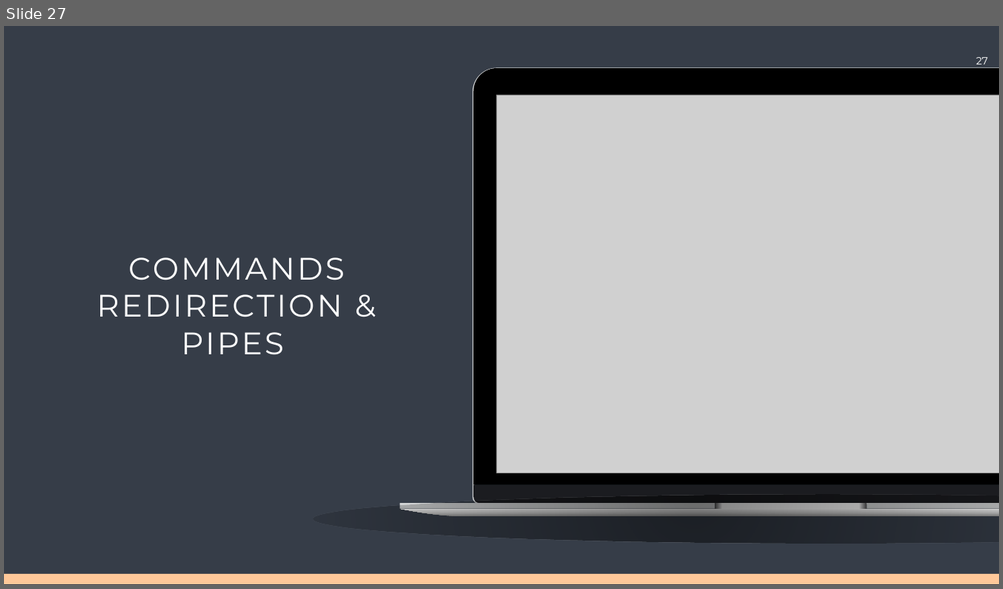
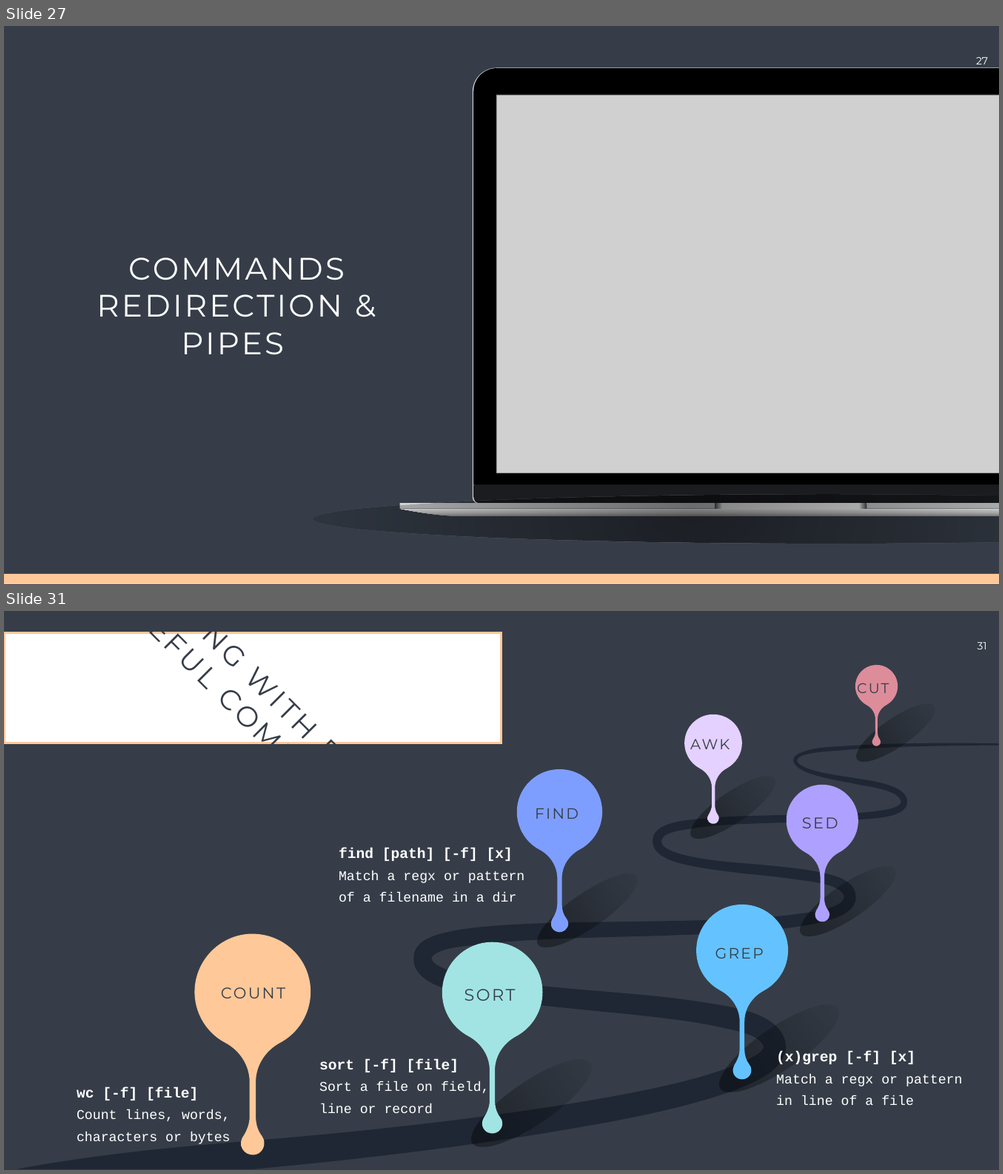
Before and after one commit to Center-for-Health-Data-Science/Just-Bash-It, a slide deck: Commandline_Workshop.pptx. Shown one above the other, each under a label of ours: slide 27 before the commit, slides 27 and 31 after it; the slides between them are not shown. The pictures are 1003x589 and 1003x1174 pixels, drawn with LibreOffice and Linux fonts; fonts in the diff are those of the drawing; grey boxes stand for pictures. Boxes give left, top, right and bottom in pixels: in the first picture for what was removed or moved away, otherwise in the second. Text is boxed around its words. In the diff, an @@ line names an element or a change of style, - is before the commit and + after.

Commit message:
advanced commands parts begun

```diff
--- a/Commandline_Workshop.pptx
+++ b/Commandline_Workshop.pptx
@@ slide 31 added at (4, 611, 999, 1170), background #363D48 @@
@@ rectangle added at (4, 633, 501, 743), fill #FFFFFF, outline #FFC899 5 pt @@
@@ line added at (253, 652, 304, 704), 54 pt, text #363D48 @@
+WORKING WITH FILES -
+USEFUL COMMANDS
@@ page number added at (977, 642, 987, 649), 20 pt, text #FFFFFF @@
+31
@@ freeform shape added at (855, 665, 897, 746), fill #FF9DAB at 83% opacity @@
@@ text added at (836, 678, 916, 699), 27 pt, text #363D48 @@
+CUT
@@ ellipse added at (848, 695, 942, 771), fill gradient #000000 @@
@@ freeform shape added at (684, 715, 742, 824), fill #E4D1FF @@
@@ freeform shape added at (17, 743, 999, 1170), fill #1F2734 @@
@@ text added at (690, 739, 729, 749), 28 pt, text #363D48 @@
+AWK
@@ freeform shape added at (517, 769, 602, 933), fill #7E9EFF @@
@@ ellipse added at (683, 767, 782, 848), fill gradient #000000 @@
@@ freeform shape added at (786, 785, 858, 923), fill #AEA0FF @@
@@ text added at (535, 809, 578, 819), 29 pt, text #363D48 @@
+FIND
@@ text added at (802, 817, 838, 829), 30 pt, text #363D48 @@
+SED
@@ text added at (338, 849, 524, 902), 26 pt, text #FFFFFF @@
+find [path] [-f] [x]
+Match a regx or pattern of a filename in a dir
@@ ellipse added at (528, 863, 646, 959), fill gradient #000000 @@
@@ ellipse added at (791, 856, 904, 947), fill gradient #000000 @@
@@ freeform shape added at (696, 905, 788, 1080), fill #64C3FF @@
@@ freeform shape added at (195, 934, 311, 1156), fill #FFC899 @@
@@ freeform shape added at (442, 943, 543, 1134), fill #A2E4E4 @@
@@ text added at (715, 948, 763, 959), 29 pt, text #363D48 @@
+GREP
@@ text added at (464, 989, 515, 1001), 32 pt, text #363D48 @@
+SORT
@@ ellipse added at (708, 992, 849, 1107), fill gradient #000000 @@
@@ ellipse added at (461, 1046, 602, 1162), fill gradient #000000 @@
@@ text added at (776, 1052, 962, 1105), 26 pt, text #FFFFFF @@
+(x)grep [-f] [x]
+Match a regx or pattern in line of a file
@@ text added at (319, 1059, 489, 1114), 26 pt, text #FFFFFF @@
+sort [-f] [file]
+Sort a file on field, line or record
@@ text added at (77, 1088, 230, 1145), 26 pt, text #FFFFFF @@
+wc [-f] [file]
+Count lines, words, characters or bytes
@@ text added at (77, 1111, 117, 1119), 30 pt, text #363D48 @@
+COUNT
```
Also in this commit, not shown: 6 slides changed, 3 other slides added, 3 slides removed, 4 other files.
